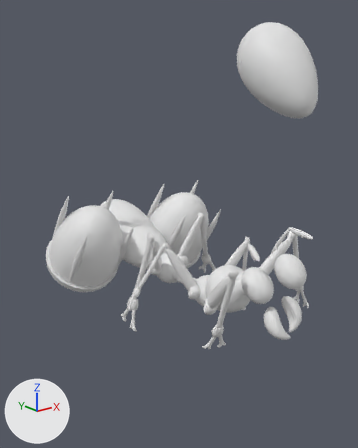
The FBX model Assets/FBX/Bongoant.fbx, before and after one commit.
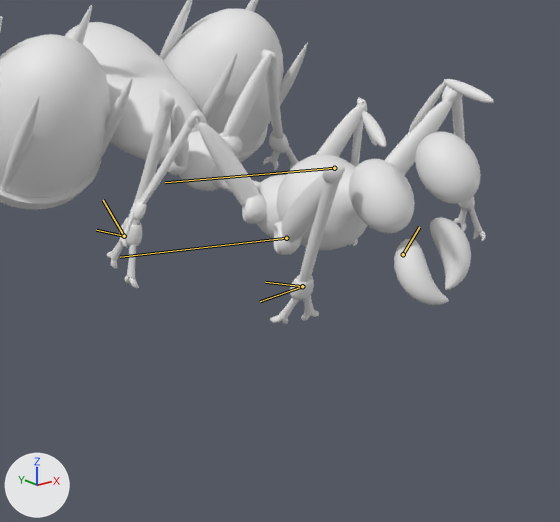
Old and new are each drawn whole from a 50 mm lens placed at (-2.43, -2.88, 1.94), pointed at (-0.13, 0.0, 0.78) and again close up on the part from 19% to 97% of the width and 42% to 100% of the height. The axes (+X, +Y, +Z) are drawn at lower left. The lights are the same throughout. Both versions are drawn at frame 33 of the action 'Take 001'; the numbers are the values there. The bones that change are drawn over the model as lines in the close-ups.

Objects in the first close-up: 'Antennas', 'Eyes', 'Jaw_L', 'Jaw_R', 'L_Arm001', 'L_Bongo', 'R_Arm001', 'R_Arm002', 'R_Bongo', 'R_Elbow001', 'R_Finger1_001', 'R_Finger1_003', 'R_Finger2_001', 'R_Finger2_003', 'R_Forearm002', 'R_Wrist001', 'R_Wrist003', 'Sphere001', 'Torax3'.
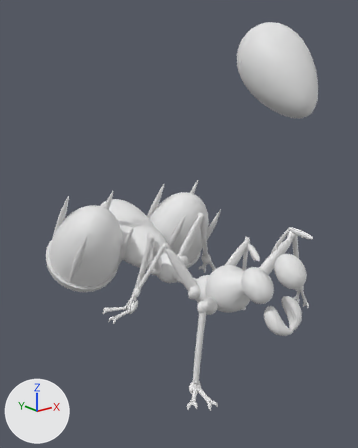
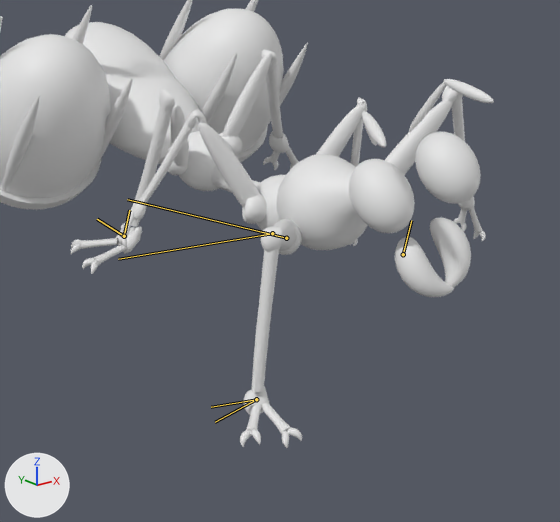
Location of each change, (x1, y1, x2, y2) in pixels of the close-ups (560 x 522 px):
'R_Forearm002', posed (29% narrower, 42% taller)
    before: (299, 181, 339, 282)
    after: (251, 249, 279, 393)
'Jaw_R', posed (7% wider, 10% shorter)
    before: (394, 238, 449, 305)
    after: (395, 237, 454, 297)
'R_Arm001', posed
    before: (281, 176, 325, 242)
    after: (274, 219, 296, 251)
'R_Wrist001', posed (12% taller)
    before: (289, 275, 314, 300)
    after: (243, 386, 269, 414)
'R_Elbow001', posed (42% taller)
    before: (322, 165, 345, 183)
    after: (261, 226, 284, 252)
'R_Finger1_001', posed
    before: (301, 295, 319, 321)
    after: (261, 403, 302, 448)
'R_Finger2_001', posed
    before: (270, 298, 299, 324)
    after: (240, 403, 261, 447)
'R_Finger1_003', posed (207% wider, 35% shorter)
    before: (125, 244, 139, 289)
    after: (82, 245, 127, 274)
'R_Finger2_003', posed
    before: (107, 241, 124, 269)
    after: (71, 238, 117, 254)
'R_Wrist003', posed (17% wider)
    before: (120, 218, 142, 246)
    after: (116, 226, 142, 254)
bone 'B_R_Finger1_003', root to tip
    before: (124, 236) to (96, 230)
    after: (124, 236) to (97, 219)
bone 'B_R_Finger2_003', root to tip
    before: (124, 236) to (103, 200)
    after: (124, 236) to (129, 210)
bone 'B_R_Jaw', root to tip
    before: (403, 254) to (419, 227)
    after: (403, 254) to (411, 220)
bone 'B_R_Arm001', root to tip
    before: (286, 238) to (120, 257)
    after: (286, 238) to (127, 199)
bone 'B_R_Wrist001', root to tip
    before: (334, 168) to (165, 182)
    after: (272, 233) to (118, 259)
bone 'B_R_Finger1_001', root to tip
    before: (302, 286) to (260, 301)
    after: (256, 399) to (215, 422)
bone 'B_R_Finger2_001', root to tip
    before: (302, 286) to (265, 282)
    after: (256, 399) to (211, 407)

What changed in the scene script:
```text
Change bone_b_r_finger1_003:
    where bone_b_r_finger1_003 = bpy.data.objects['Armature'].pose.bones['B_R_Finger1_003']  # child of 'B_R_Wrist003'
    bone_b_r_finger1_003.rotation_quaternion: (1.0, 0.0, 0.0, 0.0) -> (0.793, -0.098, 0.588, 0.122)  # degrees (0, 0, 0) -> degrees (-2, 73, 16)
Change bone_b_r_finger2_003:
    where bone_b_r_finger2_003 = bpy.data.objects['Armature'].pose.bones['B_R_Finger2_003']  # child of 'B_R_Wrist003'
    bone_b_r_finger2_003.rotation_quaternion: (1.0, 0.0, 0.0, 0.0) -> (0.766, 0.413, 0.475, 0.129)  # degrees (0, 0, 0) -> degrees (75, 38, 49)
Change bone_b_r_jaw:
    where bone_b_r_jaw = bpy.data.objects['Armature'].pose.bones['B_R_Jaw']  # child of 'B_R_JawCon'
    bone_b_r_jaw.rotation_quaternion: (0.999, 0.023, 0.038, 0.009) -> (0.989, 0.028, 0.035, 0.14)  # degrees (3, 4, 1) -> degrees (4, 3, 16)
Change bone_b_r_arm001:
    where bone_b_r_arm001 = bpy.data.objects['Armature'].pose.bones['B_R_Arm001']  # child of 'B_R_Scapula001'
    bone_b_r_arm001.rotation_quaternion: (0.708, 0.255, 0.294, -0.59) -> (0.867, 0.043, 0.234, -0.437)  # degrees (1, 46, -79) -> degrees (-8, 26, -55)
Change bone_b_r_wrist001:
    where bone_b_r_wrist001 = bpy.data.objects['Armature'].pose.bones['B_R_Wrist001']  # child of 'B_R_Arm001'
    bone_b_r_wrist001.rotation_quaternion: (0.216, 0.0, -0.976, -0.005) -> (0.56, -0.19, -0.727, -0.347)  # degrees (-1, -155, 0) -> degrees (-66, -109, 21)
Change bone_b_r_finger1_001:
    where bone_b_r_finger1_001 = bpy.data.objects['Armature'].pose.bones['B_R_Finger1_001']  # child of 'B_R_Wrist001'
    bone_b_r_finger1_001.rotation_quaternion: (1.0, 0.0, 0.0, 0.0) -> (0.767, 0.007, 0.639, 0.05)  # degrees (0, 0, 0) -> degrees (22, 79, 26)
Change bone_b_r_finger2_001:
    where bone_b_r_finger2_001 = bpy.data.objects['Armature'].pose.bones['B_R_Finger2_001']  # child of 'B_R_Wrist001'
    bone_b_r_finger2_001.rotation_quaternion: (1.0, 0.0, 0.0, 0.0) -> (0.657, 0.504, 0.56, 0.034)  # degrees (0, 0, 0) -> degrees (101, 45, 59)
```
